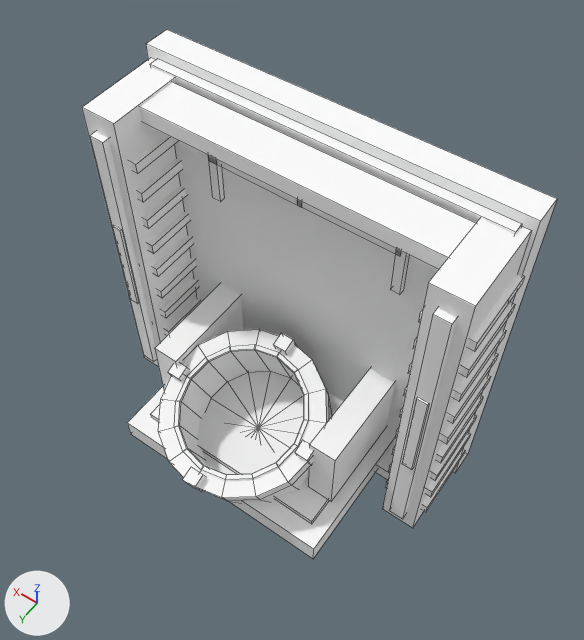
The OBJ model src/main/resources/assets/jsgzpm/models/block/ancient_zpm_array.obj as it was, and as the next commit left it.
One viewpoint serves both versions: a 50 mm camera at (-0.2, 0.169, 1.995) aimed at (0.449, -0.74, 0.567). Lighting does not change. The marker at lower left points along +X, +Y and +Z. The first picture is the older version. Mesh edges are drawn as thin lines. Where no turn or scale is listed for an object, it has been applied to the vertices.

Objects in the first picture: 'ancient_hardware'.
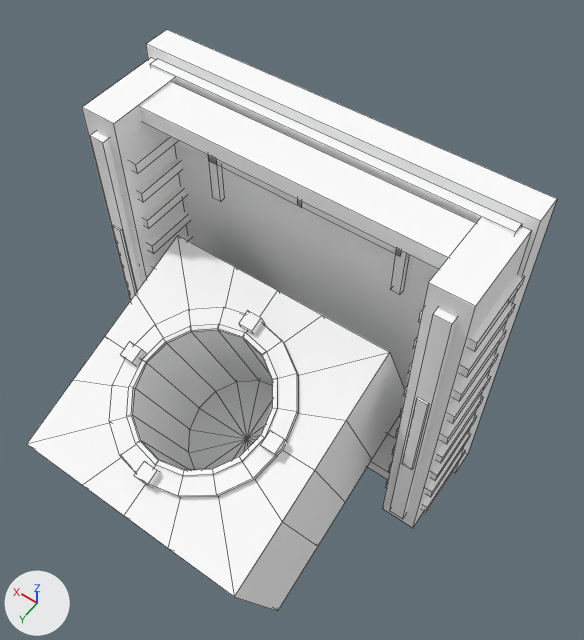
Where the change shows, as pixel boxes [x1, y1, x2, y2] in the pictures (584 x 640 px; the box of a moved part takes in the faces that stretch with it):
'ancient_hardware', reshaped (12% wider, 10% taller)
    before: [82, 30, 557, 559]
    after: [27, 30, 557, 611]
part 1 of me_ancient_hardware, moved or reshaped
    before: [168, 362, 189, 381]
    after: [120, 342, 145, 365]
part 2 of me_ancient_hardware, moved or reshaped
    before: [273, 333, 297, 354]
    after: [239, 311, 264, 334]
part 3 of me_ancient_hardware, moved or reshaped
    before: [295, 440, 313, 465]
    after: [261, 430, 288, 457]
part 4 of me_ancient_hardware, moved or reshaped
    before: [183, 467, 206, 492]
    after: [134, 461, 160, 488]
part 5 of me_ancient_hardware, added
    after: [27, 236, 404, 611]
part 6 of me_ancient_hardware, deleted
    before: [308, 369, 395, 502]
part 7 of me_ancient_hardware, deleted
    before: [155, 284, 243, 390]
part 8 of me_ancient_hardware, moved or reshaped
    before: [127, 329, 396, 559]
    after: [109, 307, 298, 497]

What changed in the scene script:
```text
Change me_ancient_hardware:
    used by ob_ancient_hardware; location = (0.0, 0.0, 0.0)
    remove me_ancient_hardware.from_pydata(...)  # 482 vertices, 380 faces; spans x 0.031..0.969, y -0.985..-0.395, z 0.025..0.975
    add me_ancient_hardware.from_pydata(...)  # 499 vertices, 404 faces; spans x 0.031..0.969, y -0.985..-0.212, z 0.025..0.975
    me_ancient_hardware part 1: the loose piece of 8 vertices spanning x 0.675..0.711, y -0.629..-0.576, z 0.281..0.345 is moved by (0.0, 0.12, 0.21)
    me_ancient_hardware part 2: the loose piece of 8 vertices spanning x 0.482..0.518, y -0.81..-0.758, z 0.347..0.411 is moved by (0.0, 0.12, 0.21)
    me_ancient_hardware part 3: the loose piece of 8 vertices spanning x 0.289..0.325, y -0.629..-0.576, z 0.281..0.345 is moved by (0.0, 0.12, 0.21)
    me_ancient_hardware part 4: the loose piece of 8 vertices spanning x 0.482..0.518, y -0.448..-0.395, z 0.215..0.279 is moved by (0.0, 0.12, 0.21)
    me_ancient_hardware part 5: a new loose piece of 49 vertices spanning x 0.2..0.8, y -0.897..-0.212, z 0.056..0.618
    me_ancient_hardware part 6: the loose piece of 8 vertices spanning x 0.23..0.3, y -0.9..-0.6, z 0.15..0.36 is deleted
    me_ancient_hardware part 7: the loose piece of 8 vertices spanning x 0.7..0.77, y -0.9..-0.6, z 0.15..0.36 is deleted
    me_ancient_hardware part 8
    125 vertices are removed from x 0.2..0.8, y -0.91..-0.402, z 0.075..0.392
    129 faces are deleted
    37 vertices move from x 0.331..0.8, y -0.757..-0.44, z 0.075..0.382 to x 0.304..0.682, y -0.799..-0.32, z 0.094..0.592
    87 vertices are added at x 0.289..0.711, y -0.795..-0.282, z 0.106..0.602
    14 new vertices lie (0.0, 0.13, 0.357) away from vertices in x 0.344..0.656, y -0.757..-0.463, z 0.12..0.226
    8 new vertices lie (0.0, 0.014, 0.038) away from vertices in x 0.289..0.711, y -0.677..-0.494, z 0.492..0.559
    32 new faces join them, mat_panel (its picture is missing)
    53 new faces join them, mat_recess (its picture is missing)
    16 new faces join them, mat_trim (its picture is missing)
    16 new faces join them, mat_binder (its picture is missing)
```
